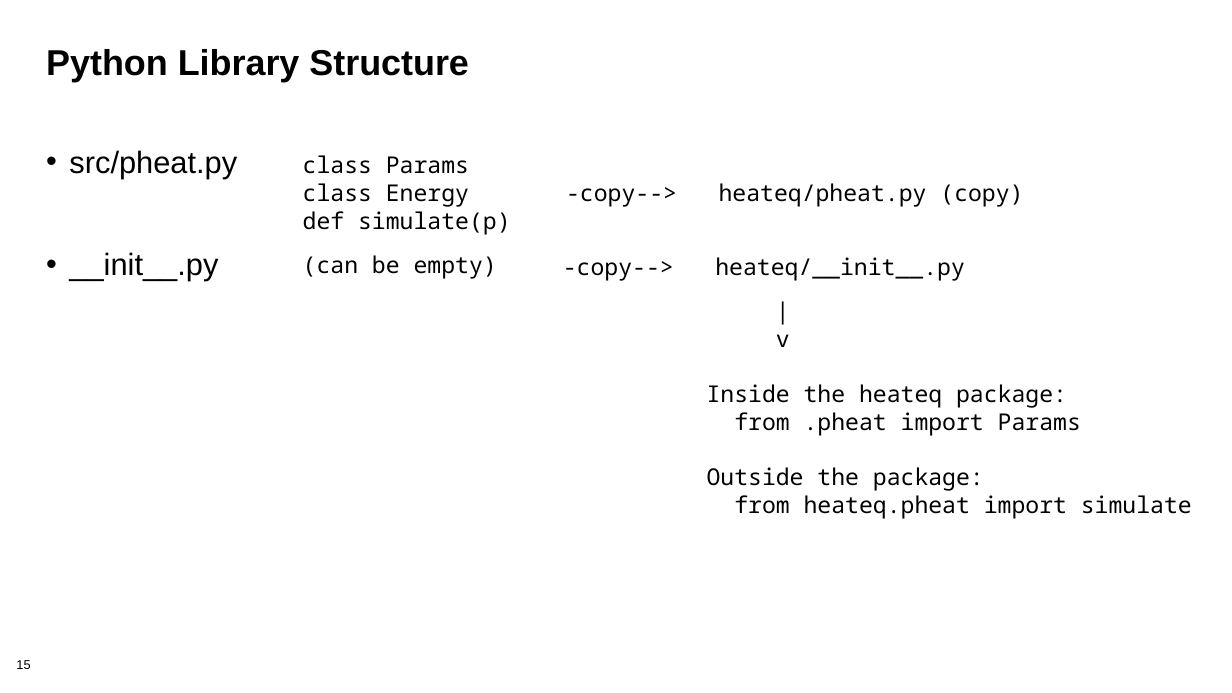
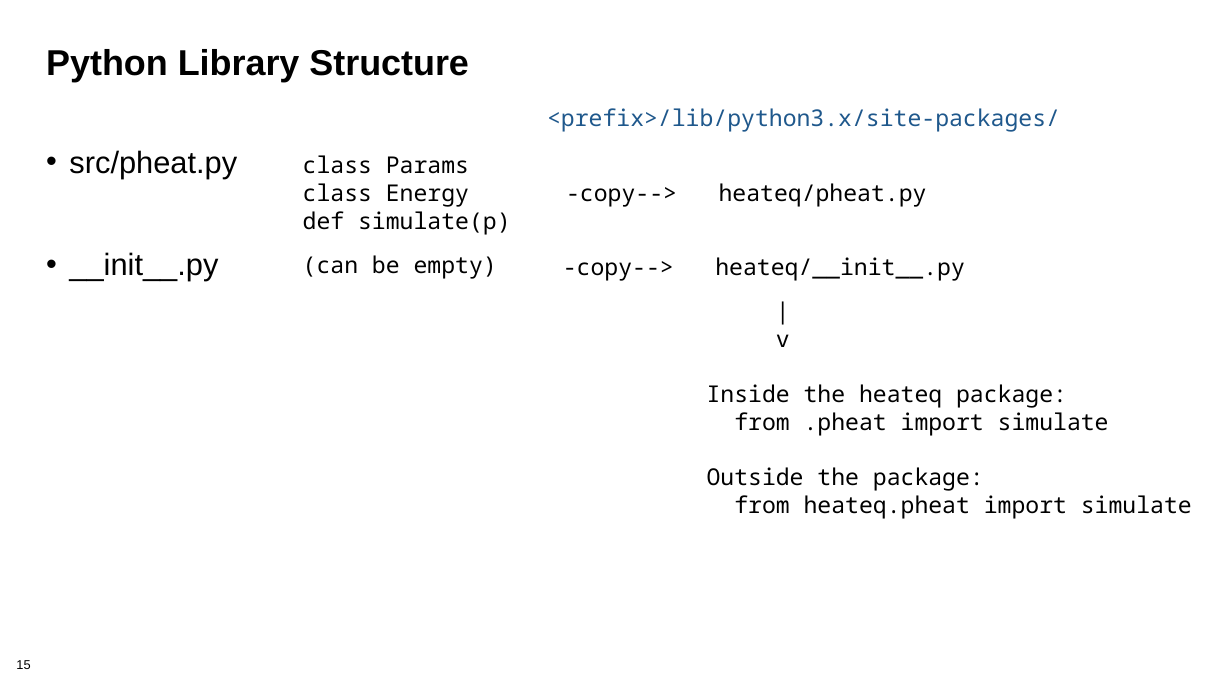
Before and after one commit to bssw-tutorial/presentations, a slide deck: slide 15 of packaging.pptx. Drawn at 1232x693 pixels with LibreOffice and Linux fonts; fonts in the diff are those of the drawing; background and template pictures are left out. Boxes give left, top, right and bottom in pixels: in the first picture for what was removed or moved away, otherwise in the second. Text is boxed around its words. In the diff, an @@ line names an element or a change of style, - is before the commit and + after.

```diff
--- a/packaging.pptx
+++ b/packaging.pptx
@@ text added at <box>547,108,1060,132</box>, 18 pt, text #20588C @@
+<prefix>/lib/python3.x/site-packages/
@@ text at <box>303,183,927,207</box>: text changed @@
-class Energy -copy--> heateq/pheat.py (copy)
+class Energy -copy--> heateq/pheat.py
@@ text at <box>734,412,1109,436</box>: text changed @@
-from .pheat import Params
+from .pheat import simulate
```
Also in this commit, not shown: 17 other slides changed, 2 slides added, 1 other file.
